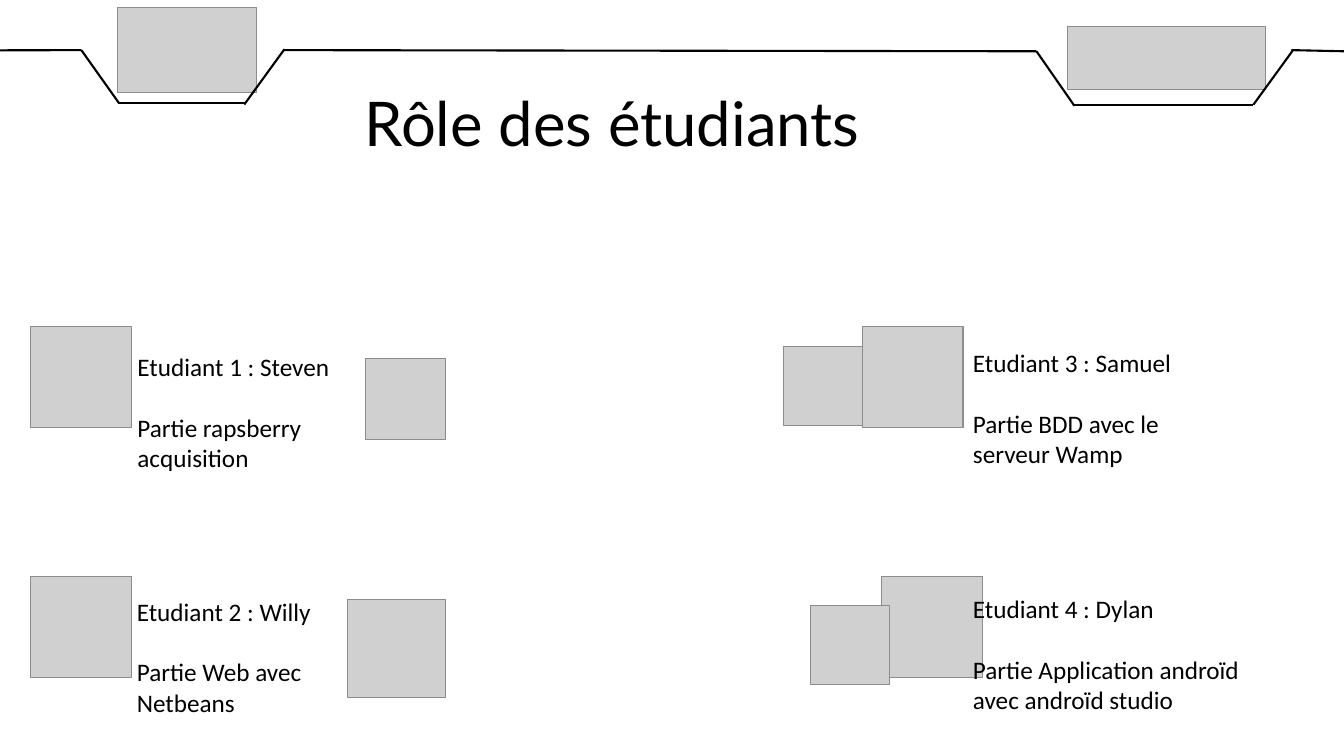
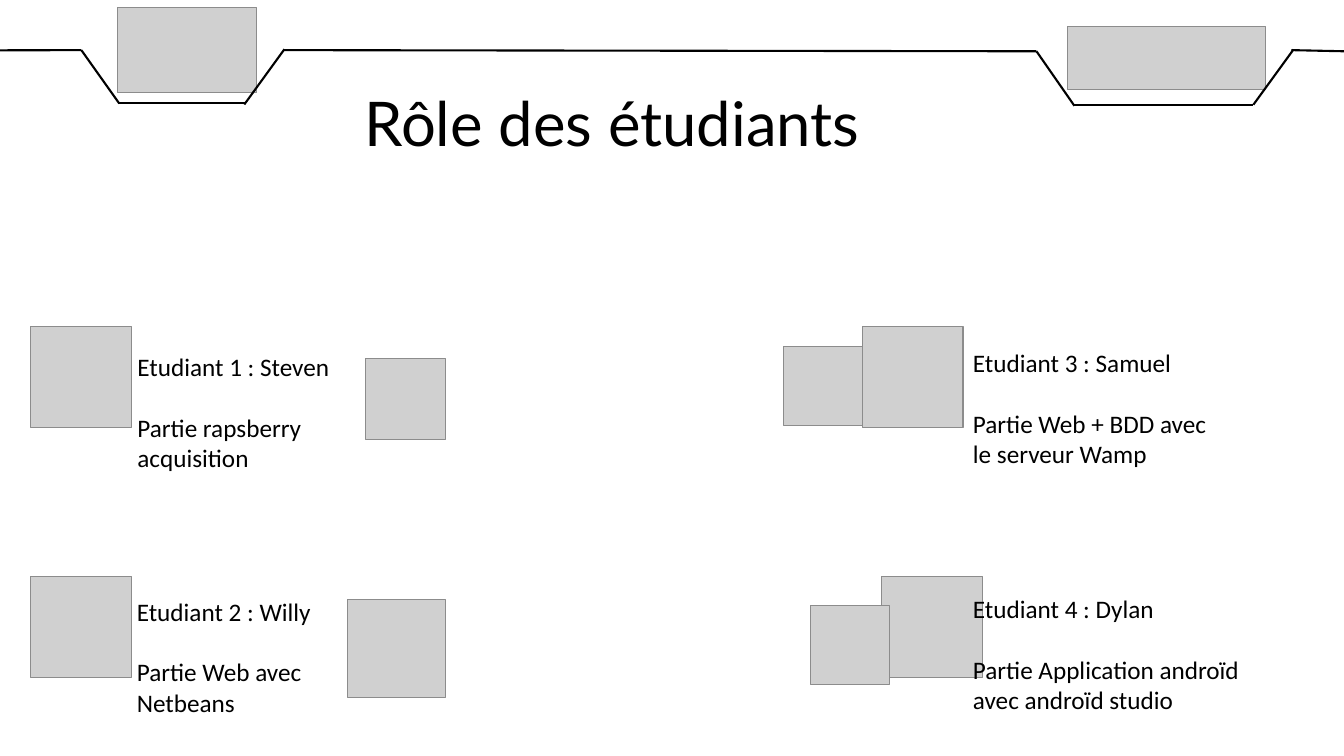
Before and after one commit to DylanChe/SupervisionSerre, a slide deck: slide 4 of oral_projet/revue_2/diaporama_revue_2_steven.pptx. Drawn at 1344x756 pixels with LibreOffice and Linux fonts; fonts in the diff are those of the drawing; grey boxes stand for pictures. Boxes give left, top, right and bottom in pixels: in the first picture for what was removed or moved away, otherwise in the second. Text is boxed around its words. In the diff, an @@ line names an element or a change of style, - is before the commit and + after.

```diff
--- a/oral_projet/revue_2/diaporama_revue_2_steven.pptx
+++ b/oral_projet/revue_2/diaporama_revue_2_steven.pptx
@@ text at (973, 415, 1206, 467): text changed @@
-Partie BDD avec le serveur Wamp
+Partie Web + BDD avec le serveur Wamp
```
Also in this commit, not shown: 2 other slides changed, 3 slides removed, 2 other files.
